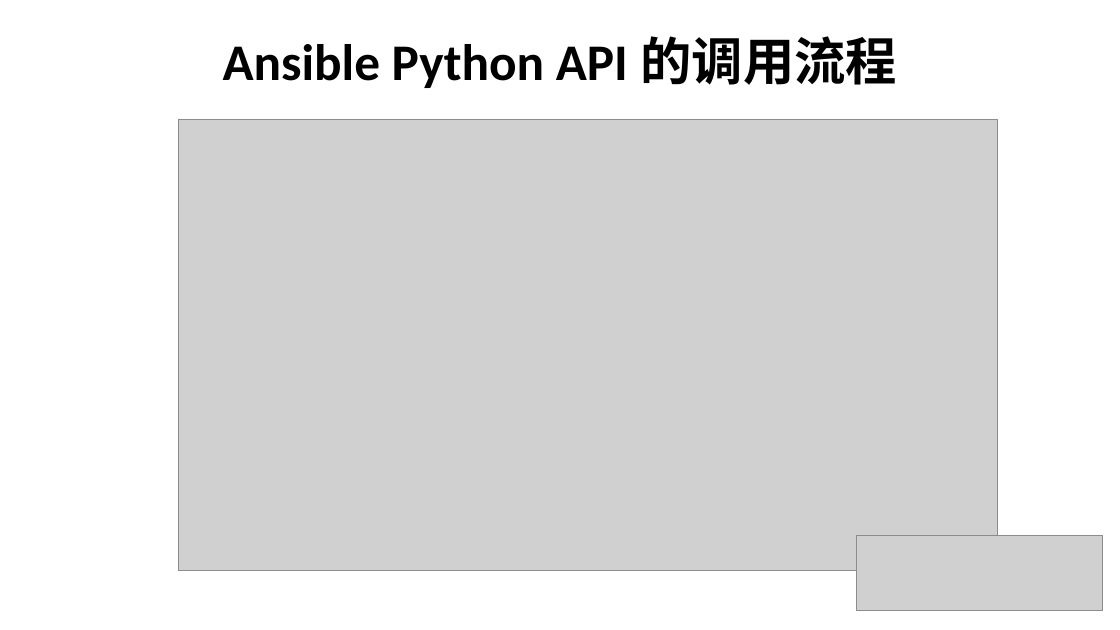
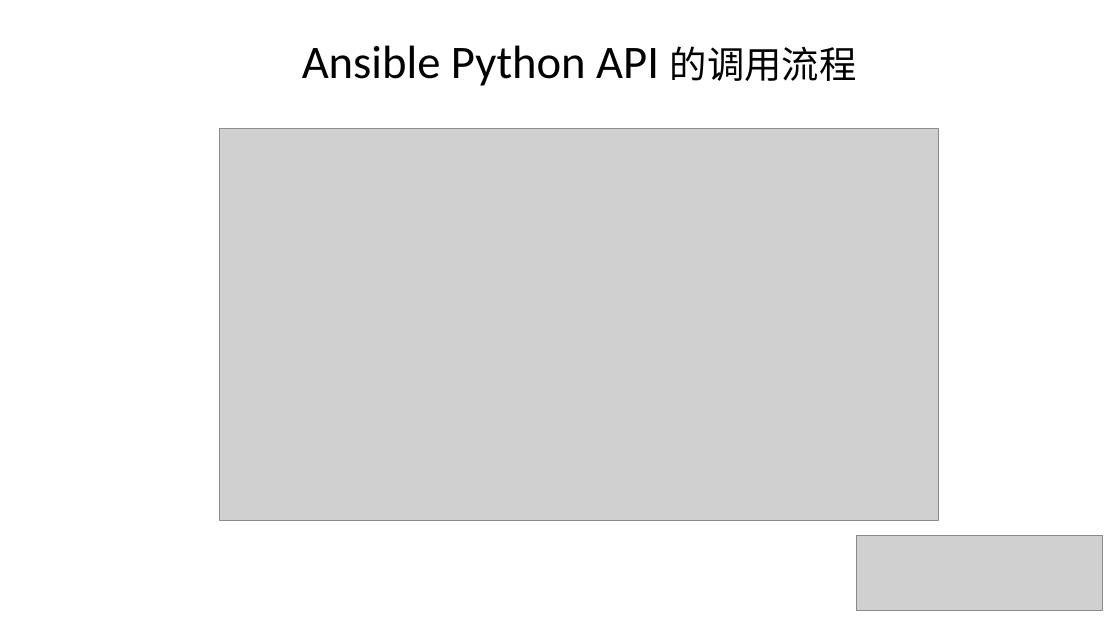
Before and after one commit to leeyan85/ansible-develop, a slide deck: slide 7 of 06-Ansible develop.pptx. Drawn at 1120x630 pixels with LibreOffice and Linux fonts; fonts in the diff are those of the drawing; grey boxes stand for pictures. Boxes give left, top, right and bottom in pixels: in the first picture for what was removed or moved away, otherwise in the second. Text is boxed around its words. In the diff, an @@ line names an element or a change of style, - is before the commit and + after.

Commit message:
ansible process modify

```diff
--- a/06-Ansible develop.pptx
+++ b/06-Ansible develop.pptx
@@ title "Ansible Python API 的调用流程": place and size @@
-title "Ansible Python API 的调用流程" at <box>223,36,897,88</box>
+title "Ansible Python API 的调用流程" at <box>302,45,857,86</box>
@@ title "Ansible Python API 的调用流程" at <box>302,45,857,86</box>: size 44 to 40 pt in "Ansible Python API"; size 44 to 32 pt, font Calibri to Noto Sans CJK SC in "的调用流程"; bold off @@
@@ picture: place and size @@
-picture at <box>178,120,997,571</box>
+picture at <box>220,129,939,520</box>
```
Also in this commit, not shown: 6 other slides changed, 1 other file.
